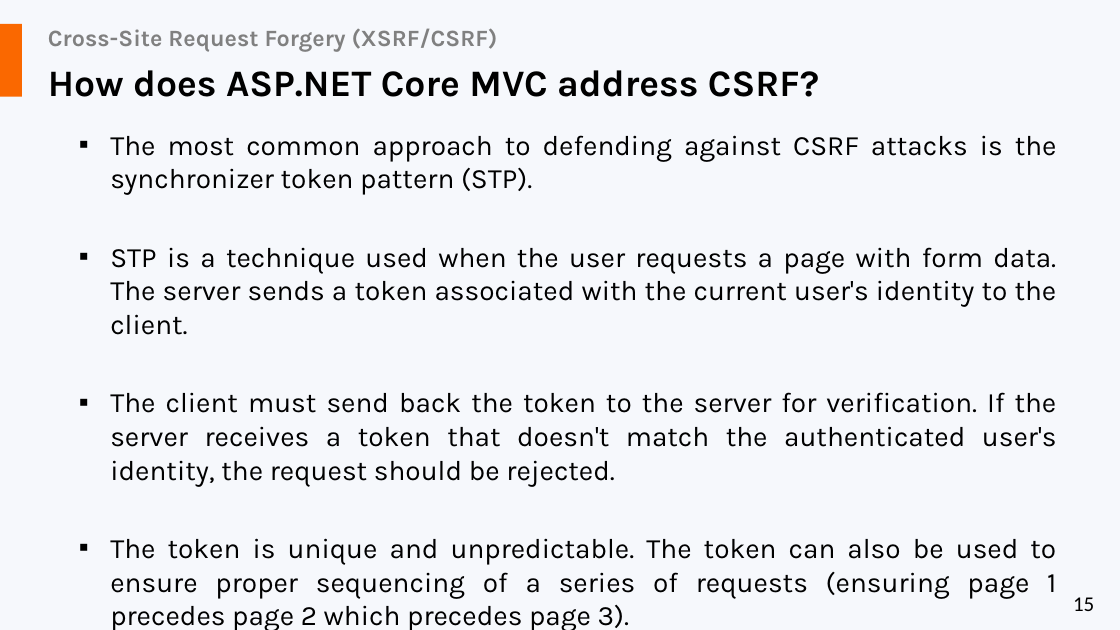
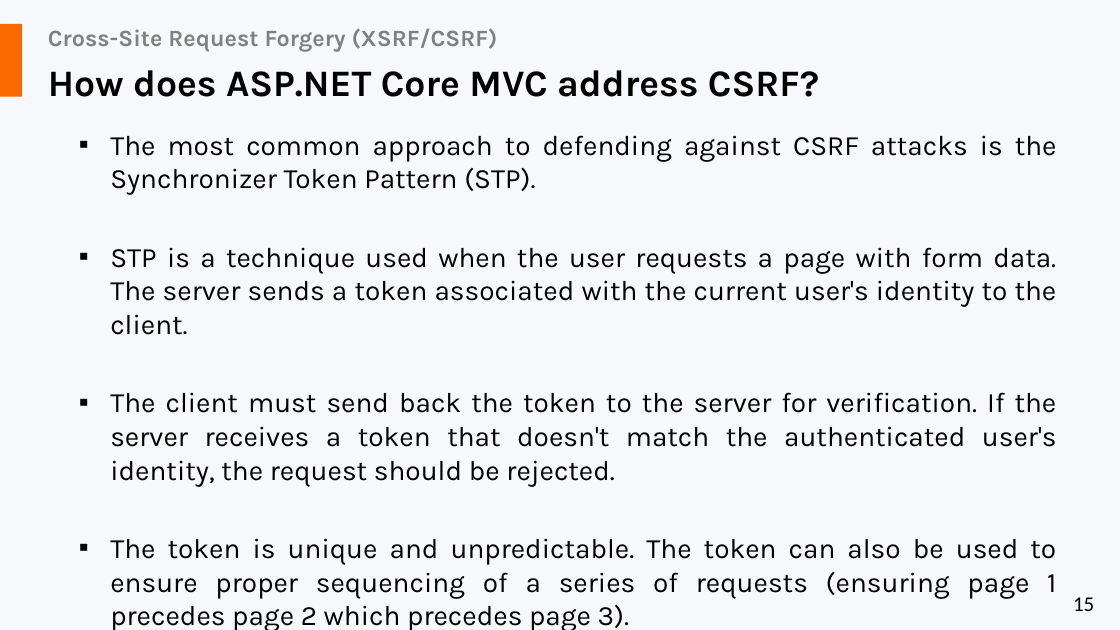
Before and after one commit to liviucotfas/ase-web-and-cloud-applications-security, a slide deck: slide 15 of Presentation ASPNET - Part III.pptx. Drawn at 1120x630 pixels with LibreOffice and Linux fonts; fonts in the diff are those of the drawing. Boxes give left, top, right and bottom in pixels: in the first picture for what was removed or moved away, otherwise in the second. Text is boxed around its words. In the diff, an @@ line names an element or a change of style, - is before the commit and + after.

```diff
--- a/Presentation ASPNET - Part III.pptx
+++ b/Presentation ASPNET - Part III.pptx
@@ text at [110,135,1057,195]: text changed @@
-▪ The most common approach to defending against CSRF attacks is the synchronizer token pattern (STP).
+▪ The most common approach to defending against CSRF attacks is the Synchronizer Token Pattern (STP).
```
Also in this commit, not shown: 1 other slide changed.
